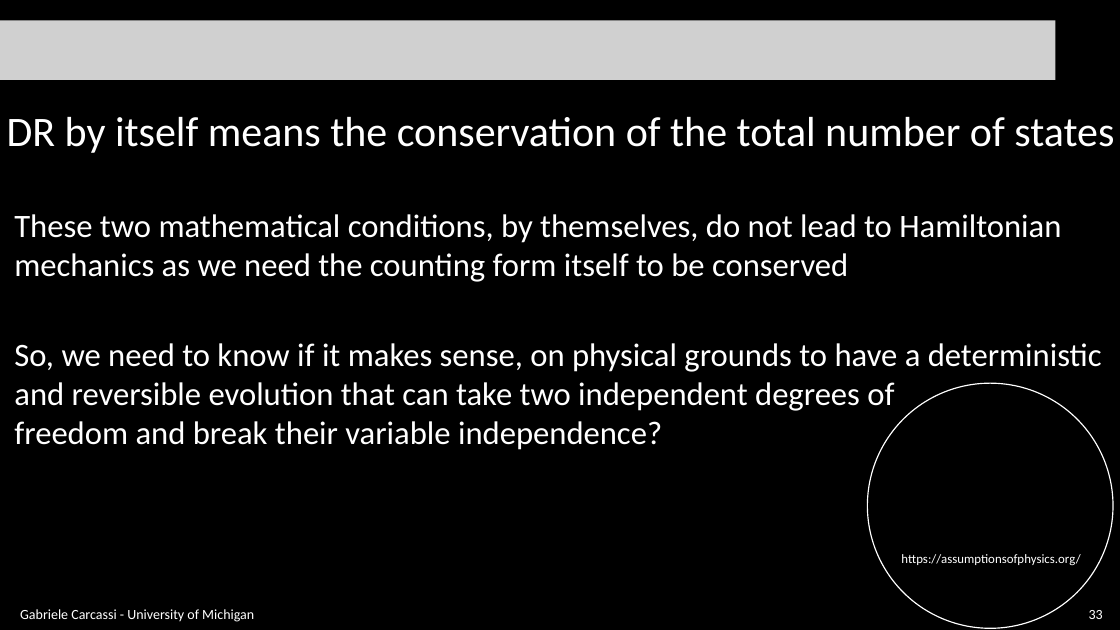
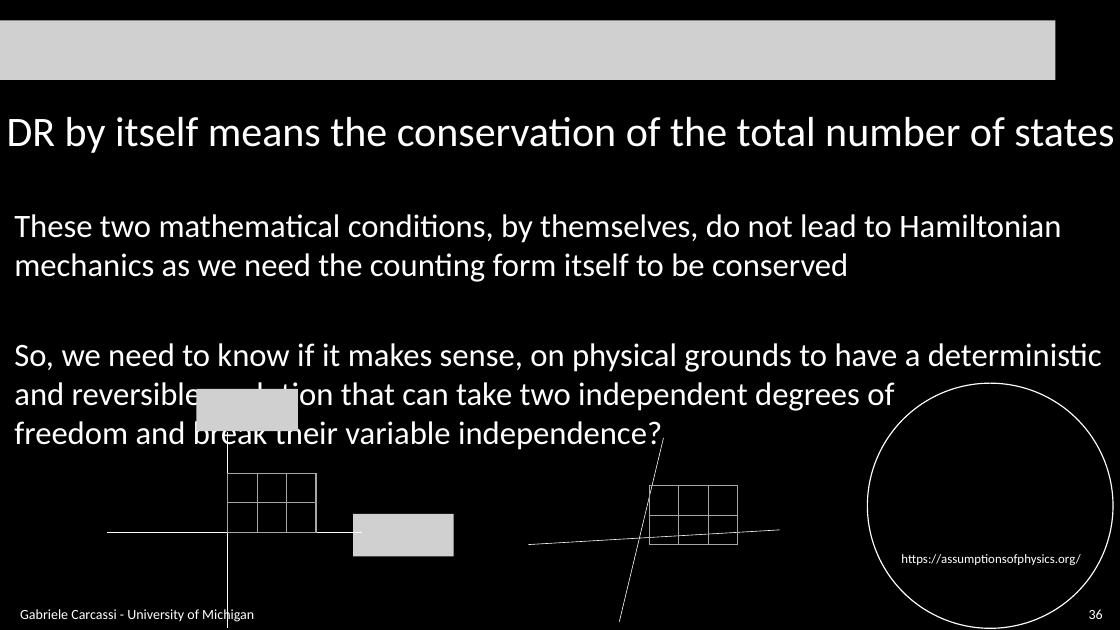
Before and after one commit to assumptionsofphysics/slides, a slide deck: slide 36 of BookCompanions-v2/RP-Class-4.pptx (slide 33 before the commit). Drawn at 1120x630 pixels with LibreOffice and Linux fonts; fonts in the diff are those of the drawing; grey boxes stand for pictures; background and template pictures are left out. Boxes give left, top, right and bottom in pixels: in the first picture for what was removed or moved away, otherwise in the second. Text is boxed around its words. In the diff, an @@ line names an element or a change of style, - is before the commit and + after.

```diff
--- a/BookCompanions-v2/RP-Class-4.pptx
+++ b/BookCompanions-v2/RP-Class-4.pptx
@@ picture added at <box>197,389,298,431</box> @@
@@ group added at <box>107,432,362,628</box>: 6 rectangles, 2 lines @@
@@ picture added at <box>353,514,454,556</box> @@
@@ group added at <box>528,438,780,622</box>: 6 rectangles, 2 lines @@
@@ page number at <box>1089,609,1103,619</box>: text changed @@
-33
+36
```
Also in this commit, not shown: 4 other slides changed, 3 slides added.
